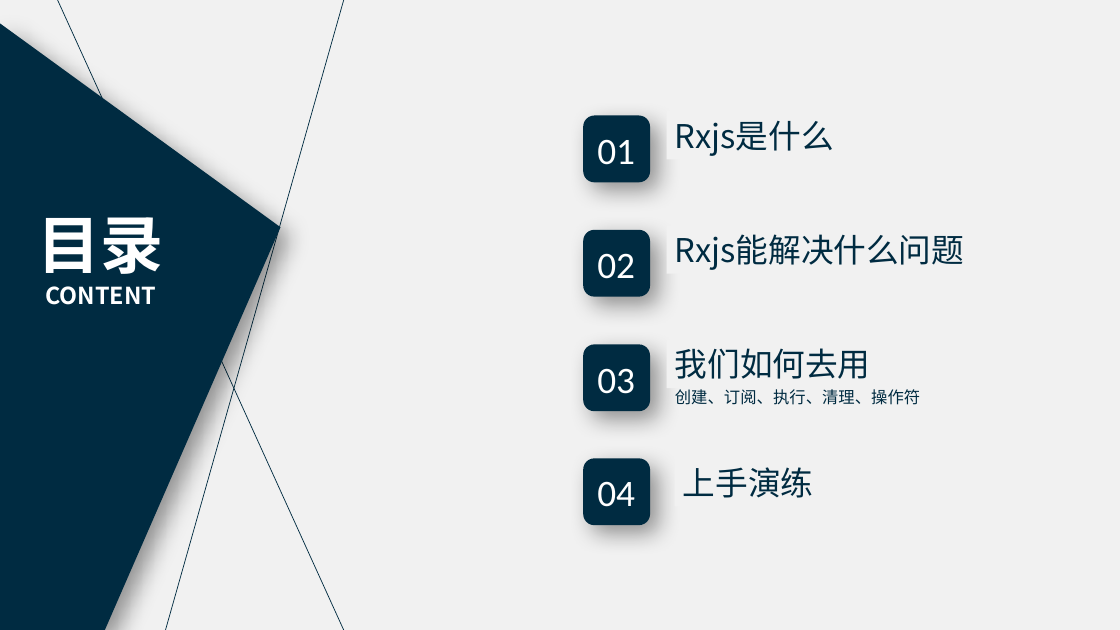
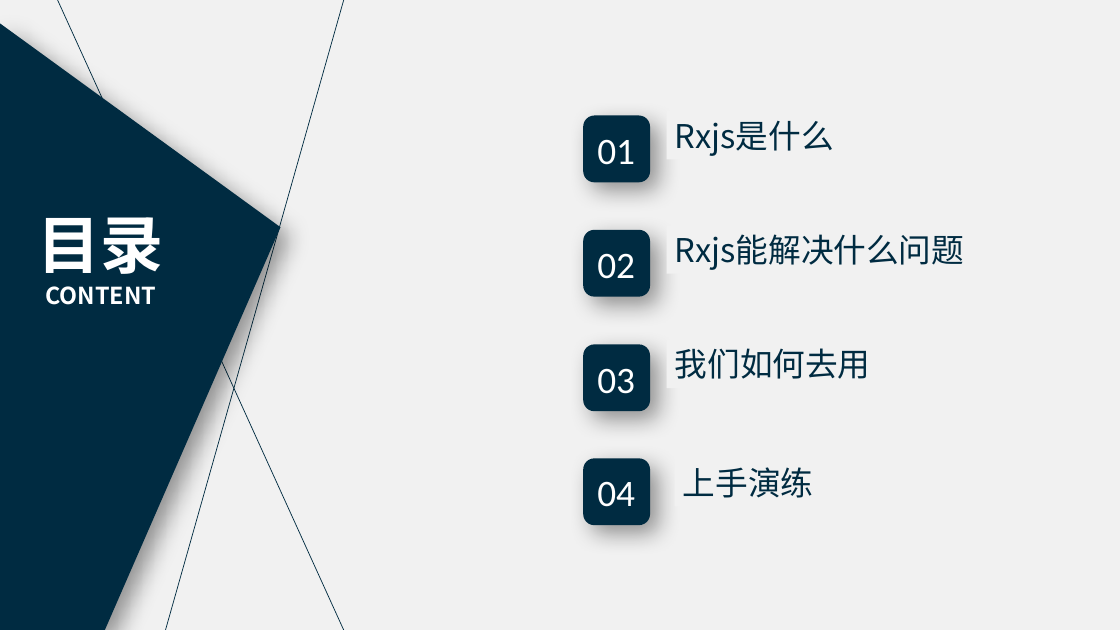
Before and after one commit to luoyiyi/rxjs-demos, a slide deck: slide 2 of rxjs入门分享.pptx. Drawn at 1120x630 pixels with LibreOffice and Linux fonts; fonts in the diff are those of the drawing. Boxes give left, top, right and bottom in pixels: in the first picture for what was removed or moved away, otherwise in the second. Text is boxed around its words. In the diff, an @@ line names an element or a change of style, - is before the commit and + after.

```diff
--- a/rxjs入门分享.pptx
+++ b/rxjs入门分享.pptx
@@ text removed at box(675, 389, 920, 405) @@
-创建、订阅、执行、清理、操作符
```
Also in this commit, not shown: 4 other slides changed, 14 slides added, 20 slides removed, 1 other file.
